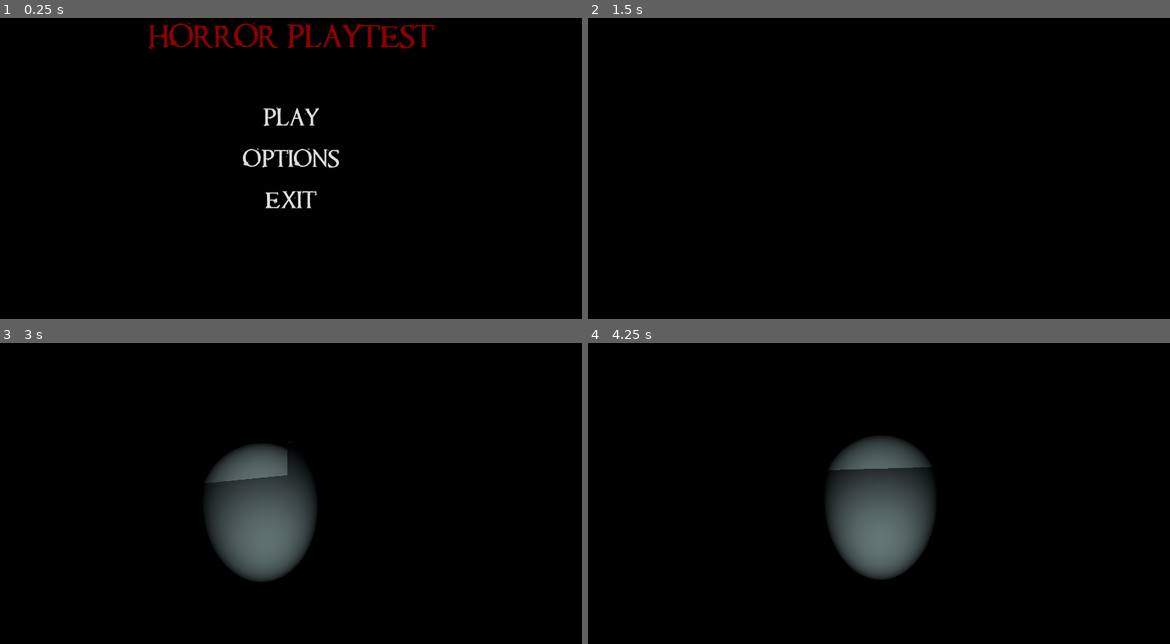
Above: before the commit, frames 1-4 (two rows, left to right).
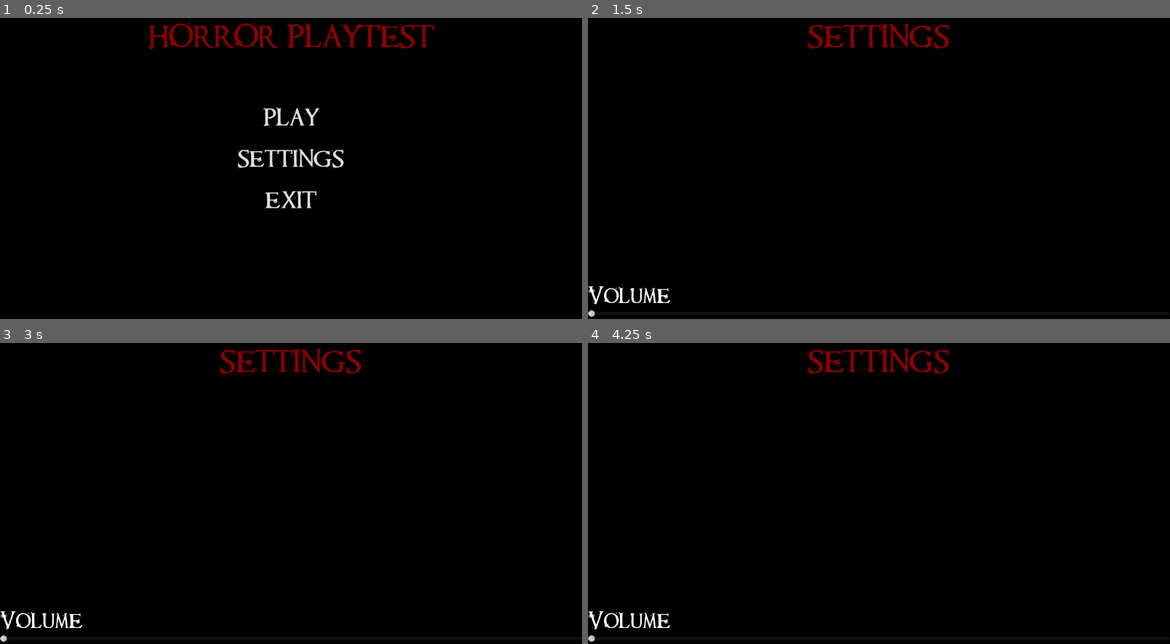
Above: after the commit, the same moments.

Repository: AleksandarHaralanov/godot-horror-playtest
Game: Godot game, scene res://scenes/main_menu.tscn
Same seed, same stepped clock (60 frames per second), same inputs: the game is played once before the commit and once after it.
Inputs (mouse positions are in pixels of both pictures, inside the frame that each line leads up to):
- Up to frame 1 (0.25 s): no input
- Up to frame 2 (1.5 s): click (879, 159) at 0.5 s, where only the run before the commit has a clickable "OPTIONS"; click (879, 117) at 1.25 s, where only the run before the commit has a clickable "PLAY"
- Up to frame 3 (3 s): tap Enter at 2 s; move the mouse to (320, 478) at 2.02 s; hold Ctrl (crouch) 2.03-2.78 s; hold W (move_forward) from 2.03 s (still down); tap Space (jump) at 2.27, 2.75 s; move the mouse to (261, 481) at 2.77 s; tap F (flashlight) at 2.85 s
- Up to frame 4 (4.25 s): keep holding W (move_forward); tap Space (jump) at 3.02 s; move the mouse to (890, 475) at 3.52 s; hold Shift (sprint) from 3.53 s (still down)

The runs differ from the first frame. In frame 1, 0.7% of the frame differs, in the area x 40-60%, y 43-50%; in frame 2, 1.1%; in frame 3, 7.9%; in frame 4, 8.1%, in the area x 0-63%, y 1-100%.

Commit message:
Add somewhat working settings menu, fix fog projection for light, move light, rename options to settings

Diff:
--- a/project.godot
+++ b/project.godot
@@ -20,6 +20,7 @@
 window/size/viewport_width=1280
 window/size/viewport_height=720
 window/size/mode=3
+window/stretch/mode="viewport"
 
 [input]
 
--- a/scenes/main_menu.tscn
+++ b/scenes/main_menu.tscn
@@ -79,7 +79,7 @@
 [node name="Seperator2" type="Control" parent="Margin/HorizontalBox/VerticalBox"]
 layout_mode = 2
 
-[node name="Options" type="Button" parent="Margin/HorizontalBox/VerticalBox"]
+[node name="Settings" type="Button" parent="Margin/HorizontalBox/VerticalBox"]
 layout_mode = 2
 theme_override_fonts/font = ExtResource("1_s4530")
 theme_override_font_sizes/font_size = 48
@@ -94,7 +94,7 @@
 theme_override_styles/pressed = SubResource("StyleBoxEmpty_sopqj")
 theme_override_styles/normal_mirrored = SubResource("StyleBoxEmpty_sopqj")
 theme_override_styles/normal = SubResource("StyleBoxEmpty_sopqj")
-text = "OPTIONS"
+text = "SETTINGS"
 
 [node name="Seperator3" type="Control" parent="Margin/HorizontalBox/VerticalBox"]
 layout_mode = 2
--- a/scenes/player.tscn
+++ b/scenes/player.tscn
@@ -28,10 +28,13 @@
 [node name="Hand" type="Node3D" parent="."]
 
 [node name="Flashlight" type="SpotLight3D" parent="Hand"]
-light_color = Color(0.86, 1, 1, 1)
+transform = Transform3D(1, 0, 0, 0, 1, 0, 0, 0, 1, 0.5, 0, 0)
+light_color = Color(0.82, 1, 1, 1)
 light_energy = 0.0
-light_volumetric_fog_energy = 0.0
+light_volumetric_fog_energy = 1.5
 shadow_enabled = true
+shadow_opacity = 0.75
+shadow_blur = 5.0
 spot_range = 15.0
 spot_angle = 20.0
 script = ExtResource("3_ivbhy")
--- /dev/null
+++ b/scenes/settings_menu.tscn
@@ -0,0 +1,66 @@
+[gd_scene load_steps=3 format=3 uid="uid://w3hoovjgn5ts"]
+
+[ext_resource type="FontFile" uid="uid://pbo7kdrt0fua" path="res://assets/fonts/requiem/Requiem.ttf" id="1_8pp1n"]
+[ext_resource type="Script" path="res://scripts/ui/settings_menu.gd" id="1_ui51b"]
+
+[node name="SettingsMenu" type="Control"]
+layout_mode = 3
+anchors_preset = 15
+anchor_right = 1.0
+anchor_bottom = 1.0
+grow_horizontal = 2
+grow_vertical = 2
+script = ExtResource("1_ui51b")
+
+[node name="Background" type="ColorRect" parent="."]
+layout_mode = 1
+anchors_preset = 15
+anchor_right = 1.0
+anchor_bottom = 1.0
+grow_horizontal = 2
+grow_vertical = 2
+color = Color(0, 0, 0, 1)
+
+[node name="Margin" type="MarginContainer" parent="."]
+layout_mode = 1
+anchors_preset = 15
+anchor_right = 1.0
+anchor_bottom = 1.0
+grow_horizontal = 2
+grow_vertical = 2
+
+[node name="VerticalBox" type="VBoxContainer" parent="Margin"]
+layout_mode = 2
+theme_override_constants/separation = 64
+
+[node name="Seperator" type="Control" parent="Margin/VerticalBox"]
+layout_mode = 2
+
+[node name="Title" type="Label" parent="Margin/VerticalBox"]
+layout_mode = 2
+theme_override_colors/font_color = Color(0.55, 0, 0, 1)
+theme_override_fonts/font = ExtResource("1_8pp1n")
+theme_override_font_sizes/font_size = 64
+text = "SETTINGS"
+horizontal_alignment = 1
+vertical_alignment = 1
+
+[node name="VerticalBox2" type="VBoxContainer" parent="Margin"]
+layout_mode = 2
+alignment = 2
+
+[node name="Title" type="Label" parent="Margin/VerticalBox2"]
+layout_mode = 2
+theme_override_colors/font_color = Color(1, 1, 1, 1)
+theme_override_fonts/font = ExtResource("1_8pp1n")
+theme_override_font_sizes/font_size = 48
+text = "Volume"
+vertical_alignment = 1
+
+[node name="Volume" type="HSlider" parent="Margin/VerticalBox2"]
+layout_mode = 2
+
+[node name="Seperator" type="Control" parent="Margin/VerticalBox2"]
+layout_mode = 2
+
+[connection signal="value_changed" from="Margin/VerticalBox2/Volume" to="." method="_on_volume_value_changed"]
--- a/scripts/ui/main_menu.gd
+++ b/scripts/ui/main_menu.gd
@@ -3,20 +3,22 @@
 extends Control
 
 @onready var play: Button = $Margin/HorizontalBox/VerticalBox/Play as Button
-@onready var options: Button = $Margin/HorizontalBox/VerticalBox/Options as Button
+@onready var settings: Button = $Margin/HorizontalBox/VerticalBox/Settings as Button
 @onready var exit: Button = $Margin/HorizontalBox/VerticalBox/Exit as Button
 @onready var world = preload("res://scenes/world.tscn")
+@onready var settings_menu = preload("res://scenes/settings_menu.tscn")
 
 func _ready():
 	play.button_down.connect(on_play_pressed)
-	options.button_down.connect(on_options_pressed)
+	settings.button_down.connect(on_settings_pressed)
 	exit.button_down.connect(on_exit_pressed)
 
 func on_play_pressed() -> void:
 	get_tree().change_scene_to_packed(world)
 	pass
 
-func on_options_pressed() -> void:
+func on_settings_pressed() -> void:
+	get_tree().change_scene_to_packed(settings_menu)
 	pass
 
 func on_exit_pressed() -> void:
--- /dev/null
+++ b/scripts/ui/settings_menu.gd
@@ -0,0 +1,6 @@
+class_name SettingsMenu
+
+extends Control
+
+func _on_volume_value_changed(value):
+	AudioServer.set_bus_volume_db(0, value)
Not shown, changed: .gitignore
